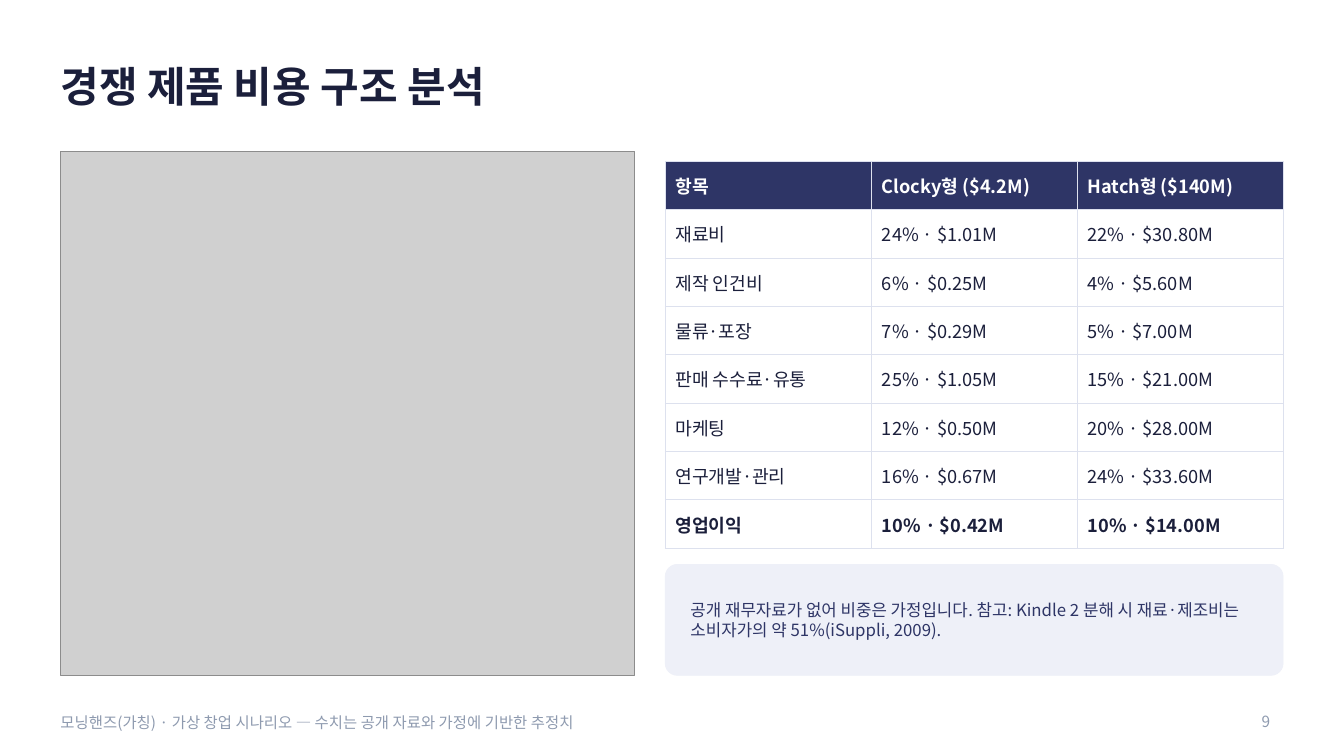
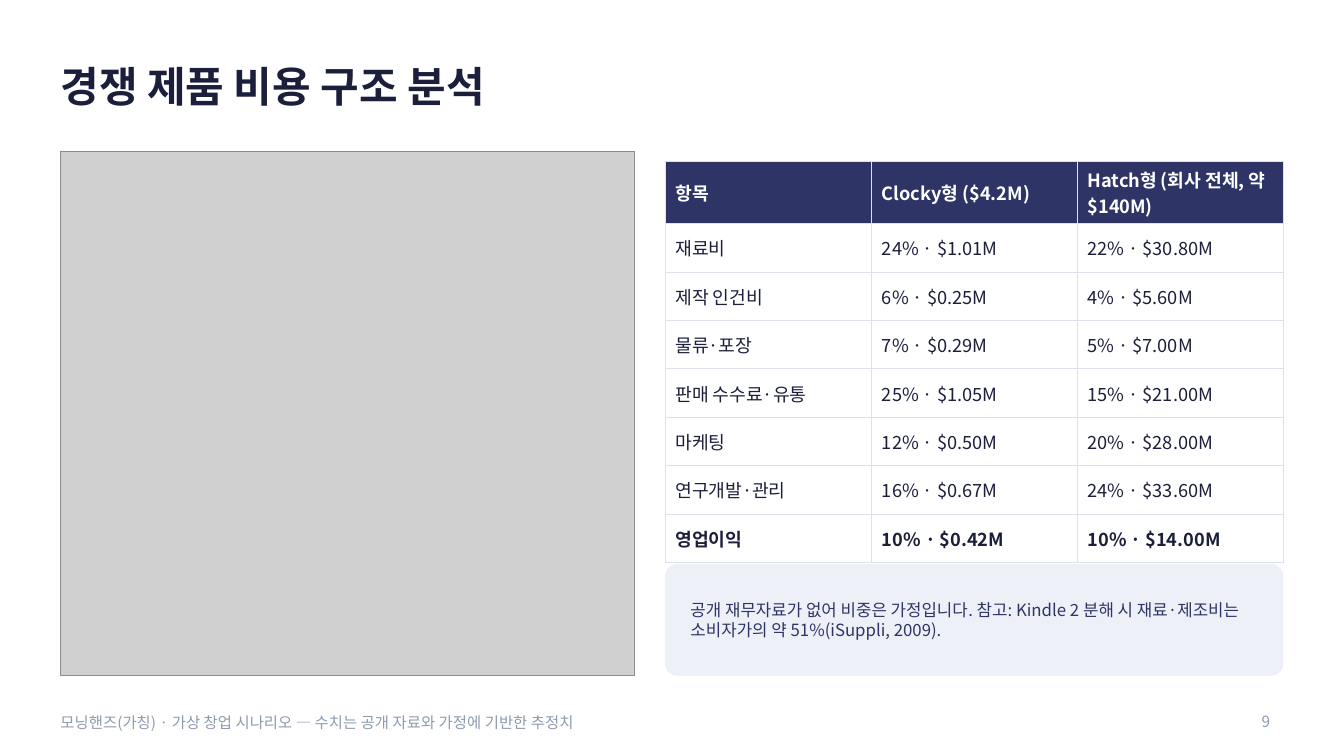
Before and after one commit to g975682-source/-, a slide deck: slide 9 of MorningHands_Business_Analysis.pptx. Drawn at 1344x756 pixels with LibreOffice and Linux fonts; fonts in the diff are those of the drawing; grey boxes stand for pictures. Boxes give left, top, right and bottom in pixels: in the first picture for what was removed or moved away, otherwise in the second. Text is boxed around its words. In the diff, an @@ line names an element or a change of style, - is before the commit and + after.

```diff
--- a/MorningHands_Business_Analysis.pptx
+++ b/MorningHands_Business_Analysis.pptx
@@ table at box(665, 161, 1284, 553) @@
-row 1, column 3: Hatch형 ($140M)
+row 1, column 3: Hatch형 (회사 전체, 약 $140M)
```
Also in this commit, not shown: 5 other slides changed, 2 other files.
